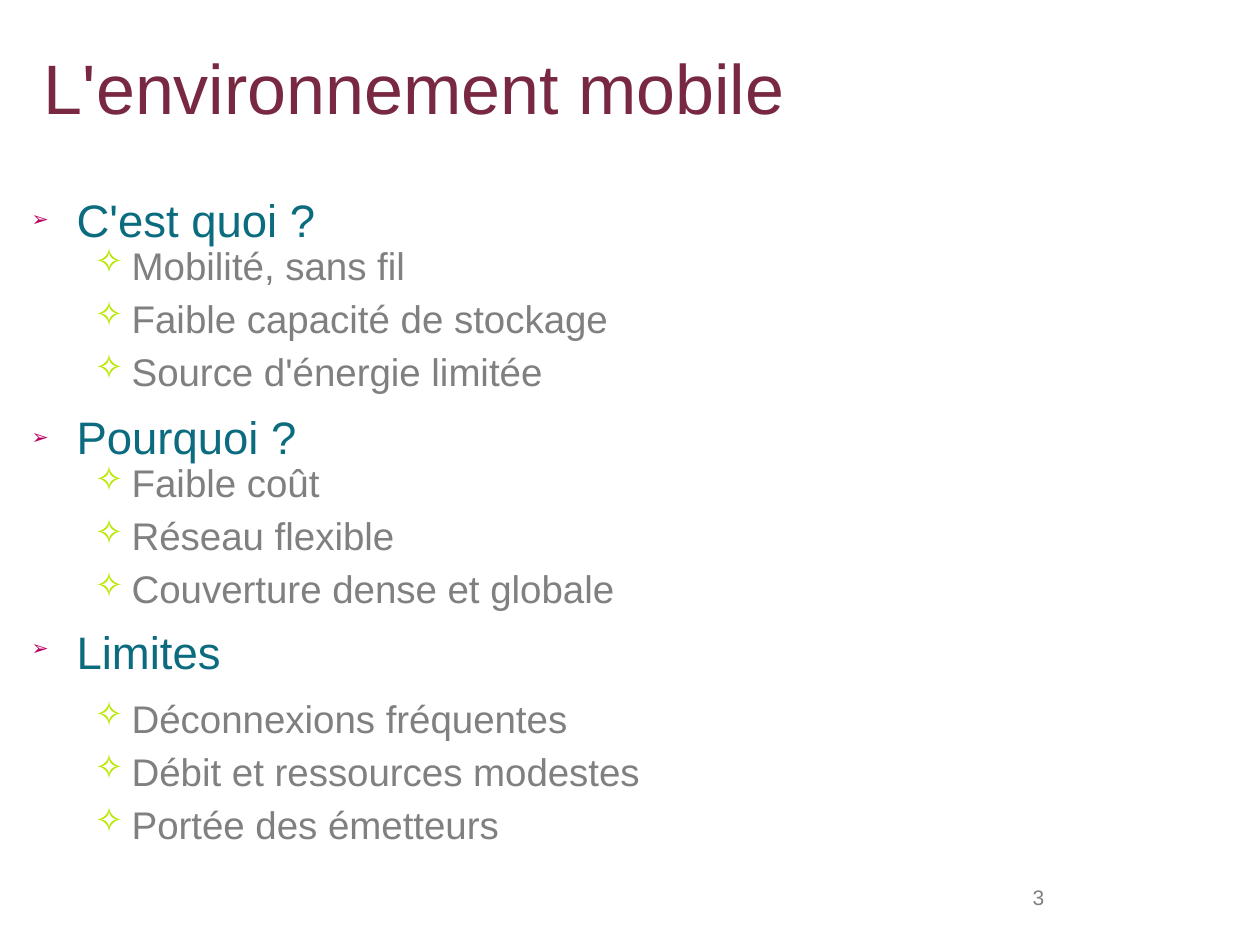
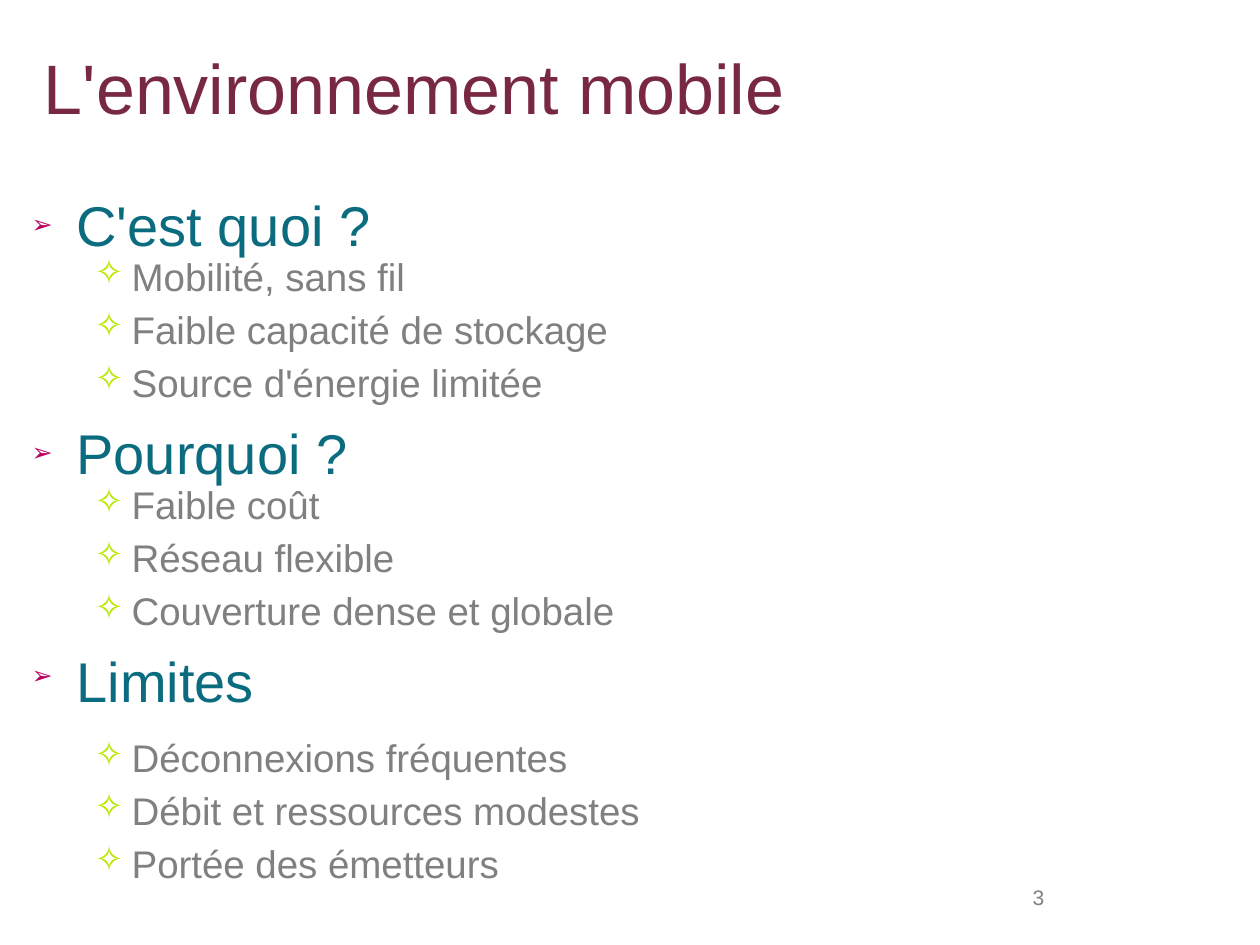
Before and after one commit to lbarbisan/adhoc, a slide deck: slide 3 of work/les_routages_adhoc.odp. Drawn at 1260x945 pixels with LibreOffice and Linux fonts; fonts in the diff are those of the drawing; background and template pictures are left out. Boxes give left, top, right and bottom in pixels: in the first picture for what was removed or moved away, otherwise in the second. Text is boxed around its words. In the diff, an @@ line names an element or a change of style, - is before the commit and + after.

```diff
--- a/work/les_routages_adhoc.odp
+++ b/work/les_routages_adhoc.odp
@@ text at box(77, 205, 324, 703): size 26 to 32 pt in "C'est quoi ?", "Pourquoi ?", "Limites"; more space between paragraphs @@
```
Also in this commit, not shown: 15 other slides changed, 10 slides added.
